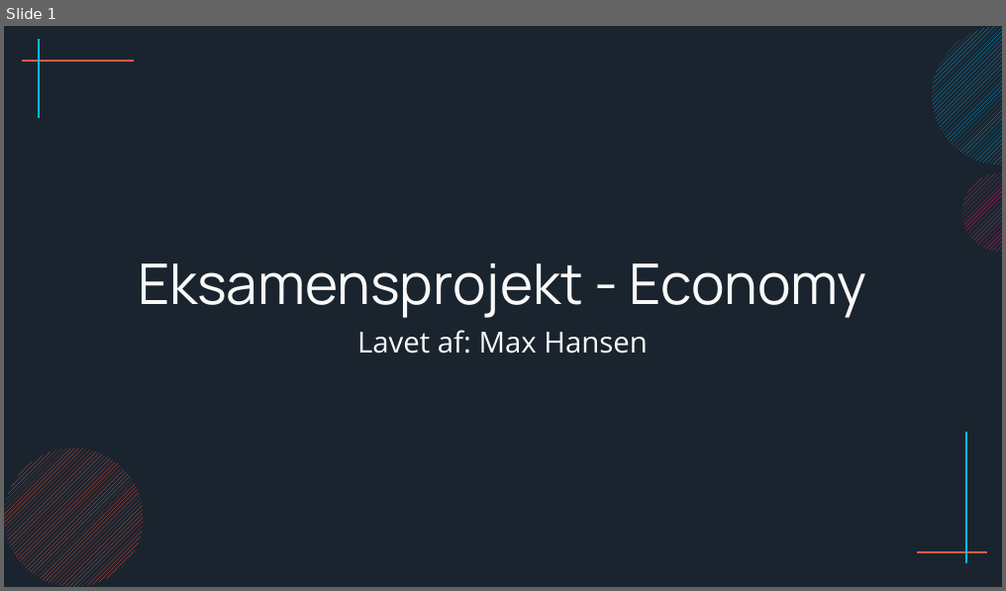
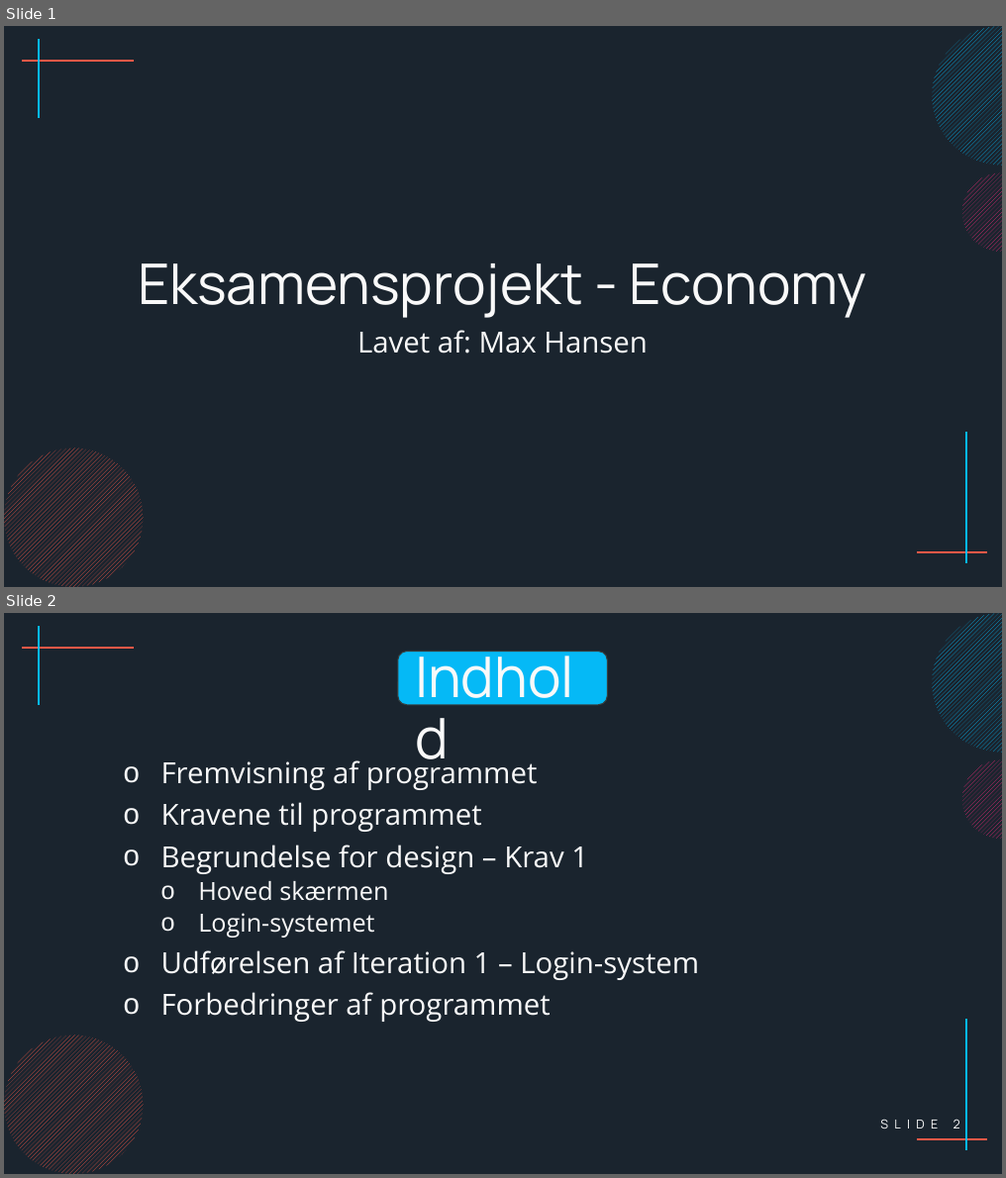
Before and after one commit to ProgrammeringOTGDKlassen/D-klassen-Programmering, a slide deck: Eksamensprojekt - Max/Præsentation/Præsentation af eksamensprojekt.pptx. Shown one above the other, each under a label of ours: slide 1 before the commit, slides 1 and 2 after it. The pictures are 1006x591 and 1006x1178 pixels, drawn with LibreOffice and Linux fonts; fonts in the diff are those of the drawing. Boxes give left, top, right and bottom in pixels: in the first picture for what was removed or moved away, otherwise in the second. Text is boxed around its words. In the diff, an @@ line names an element or a change of style, - is before the commit and + after.

```diff
--- a/Eksamensprojekt - Max/Præsentation/Præsentation af eksamensprojekt.pptx
+++ b/Eksamensprojekt - Max/Præsentation/Præsentation af eksamensprojekt.pptx
@@ slide 2 added at (4,613,1002,1174), background #1A242E; not listed: 7 template elements that a slide beside it also shows @@
@@ rounded rectangle added at (398,652,607,705), fill #05B9F6, outline #373F3E 1 pt @@
@@ text added at (408,646,598,710), 54 pt, text #F9F9F9 @@
+Indhold
@@ text added at (161,757,699,1022), 28 pt, text #F9F9F9 @@
+o Fremvisning af programmet
+o Kravene til programmet
+o Begrundelse for design – Krav 1
+  o Hoved skærmen
+  o Login-systemet
+o Udførelsen af Iteration 1 – Login-system
+o Forbedringer af programmet
@@ page number added at (953,1119,960,1129), 12 pt, text #F9F9F9 @@
+SLIDE 2
```
Also in this commit, not shown: 1 slide removed, 1 other file.
